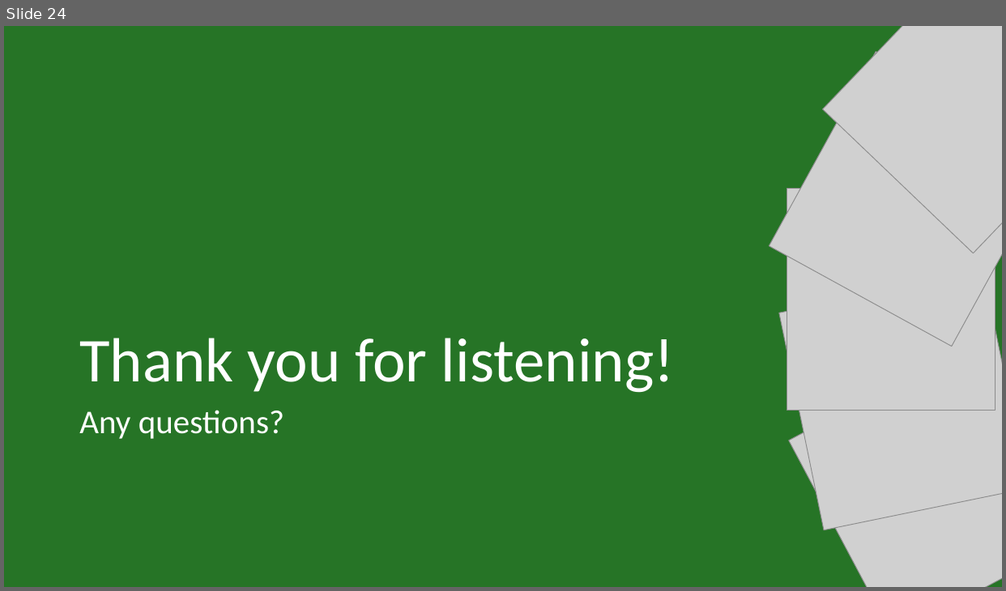
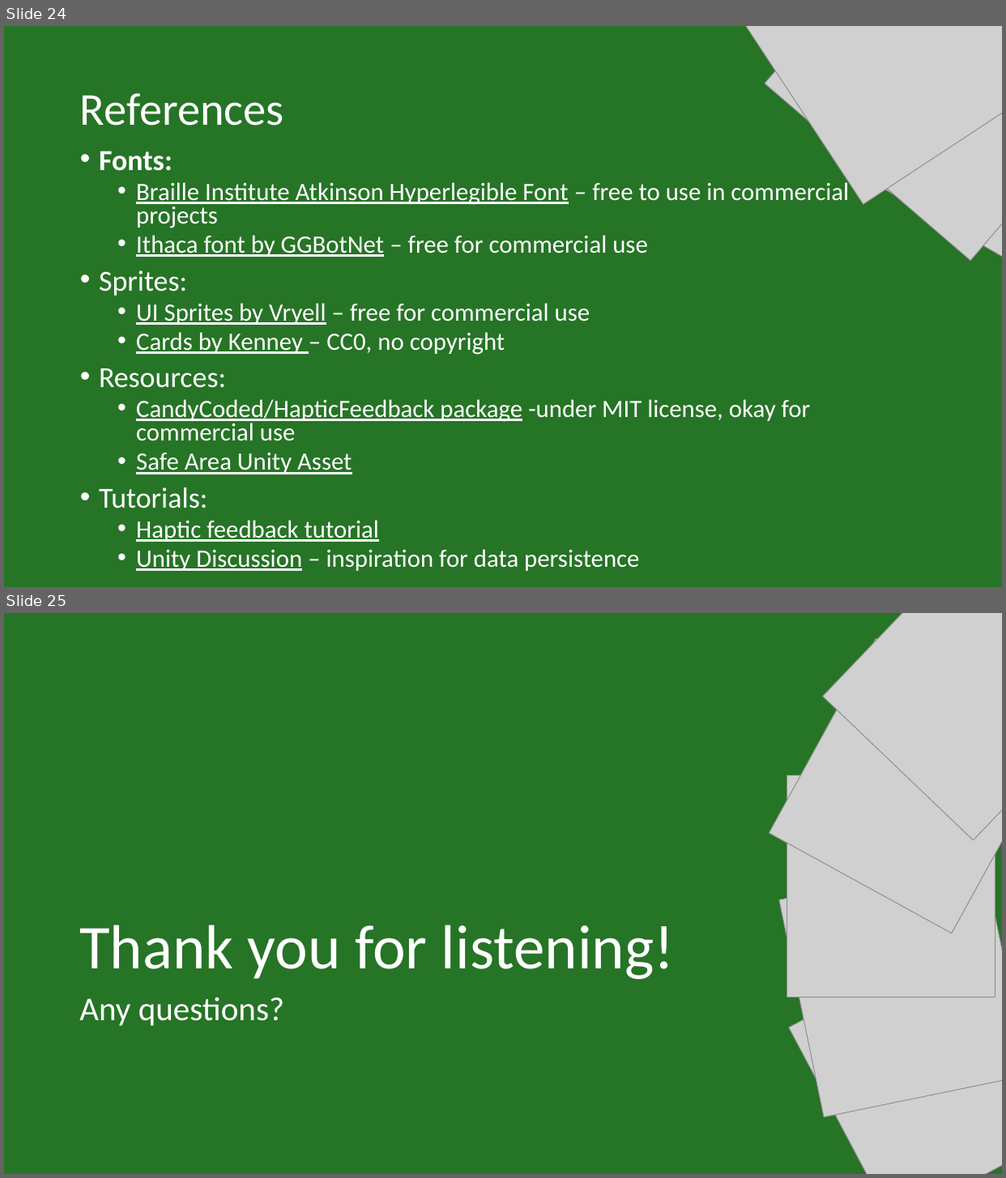
Before and after one commit to IsabelHampton/bluffs-and-bribes, a slide deck: Docs/Bluffs & Bribes Pitch.pptx. Shown one above the other, each under a label of ours: slide 24 before the commit, slides 24 and 25 after it. The pictures are 1006x591 and 1006x1178 pixels, drawn with LibreOffice and Linux fonts; fonts in the diff are those of the drawing; grey boxes stand for pictures. Boxes give left, top, right and bottom in pixels: in the first picture for what was removed or moved away, otherwise in the second. Text is boxed around its words. In the diff, an @@ line names an element or a change of style, - is before the commit and + after.

```diff
--- a/Docs/Bluffs & Bribes Pitch.pptx
+++ b/Docs/Bluffs & Bribes Pitch.pptx
@@ slide 24 added at (x1=4, y1=26, x2=1002, y2=587), background #267426 @@
@@ picture added at (x1=714, y1=26, x2=1002, y2=204) @@
@@ picture added at (x1=765, y1=26, x2=1002, y2=261) @@
@@ picture added at (x1=834, y1=26, x2=1002, y2=295) @@
@@ title added at (x1=80, y1=93, x2=284, y2=126), 44 pt, text #FFFFFF @@
+References
@@ text added at (x1=99, y1=151, x2=849, y2=542), 24 pt, text #FFFFFF @@
+• Fonts:
+  • Braille Institute Atkinson Hyperlegible Font – free to use in commercial projects
+  • Ithaca font by GGBotNet – free for commercial use
+• Sprites:
+  • UI Sprites by Vryell – free for commercial use
+  • Cards by Kenney – CC0, no copyright
+• Resources:
+  • CandyCoded/HapticFeedback package -under MIT license, okay for commercial use
+  • Safe Area Unity Asset
+• Tutorials:
+  • Haptic feedback tutorial
+  • Unity Discussion – inspiration for data persistence
@@ what was slide 24 is now slide 25 @@
```
Also in this commit, not shown: 7 other files.
